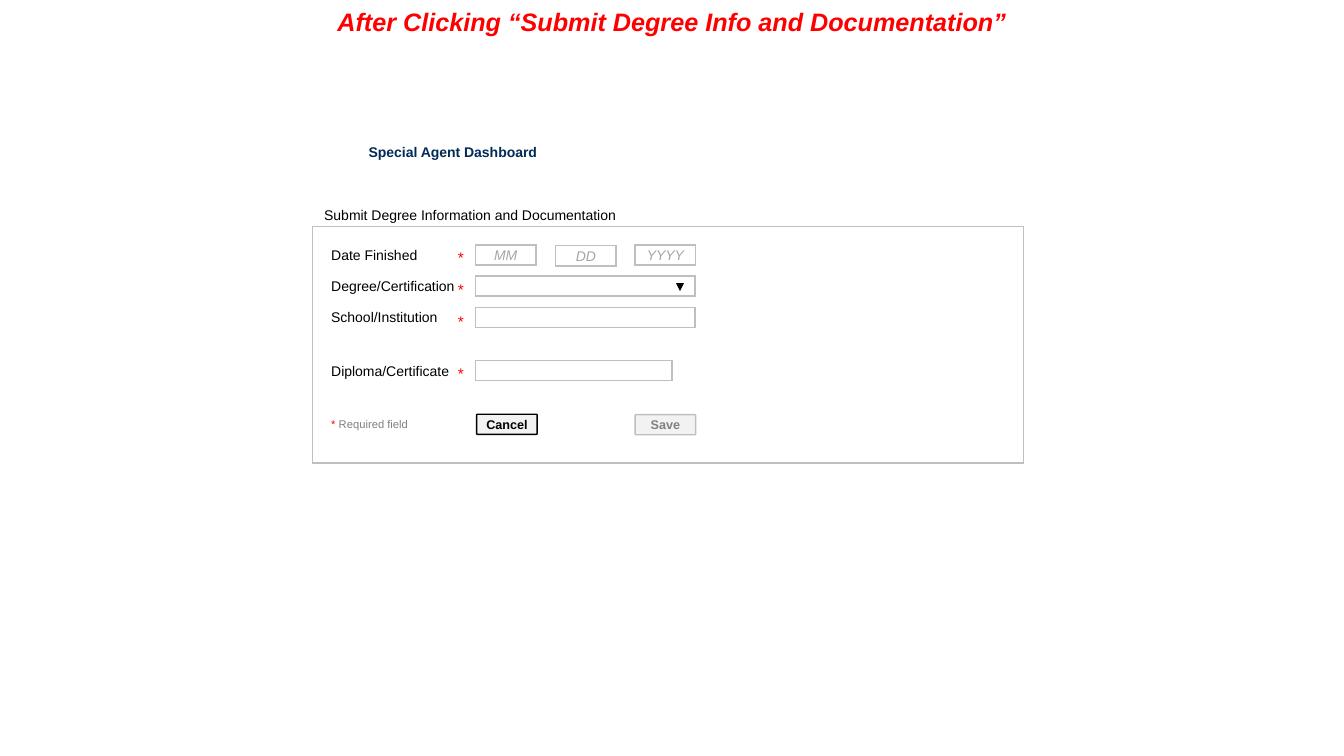
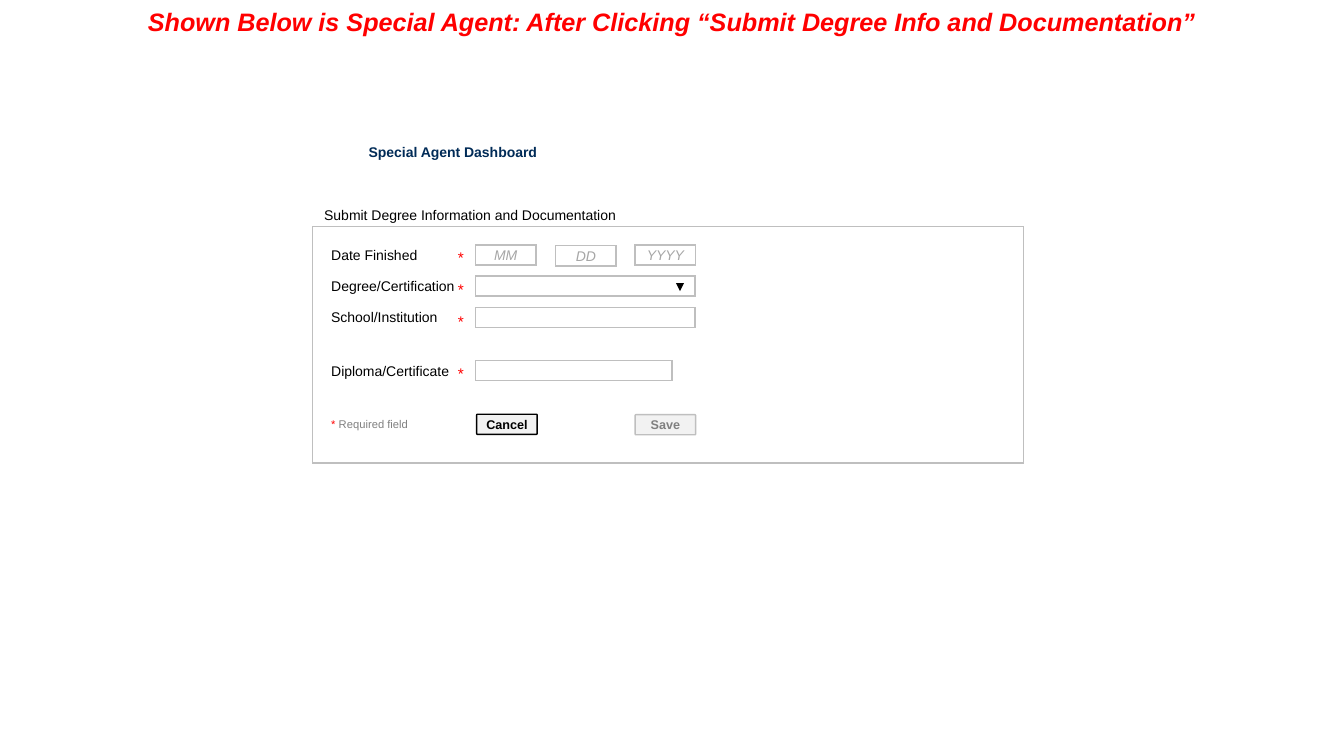
Before and after one commit to channelit/cit-challenge-docs, a slide deck: slide 17 of ICE Proposal Wireframes v11.pptx. Drawn at 1344x756 pixels with LibreOffice and Linux fonts; fonts in the diff are those of the drawing; background and template pictures are left out. Boxes give left, top, right and bottom in pixels: in the first picture for what was removed or moved away, otherwise in the second. Text is boxed around its words. In the diff, an @@ line names an element or a change of style, - is before the commit and + after.

Commit message:
Add files via upload
Clarified that final screens are for Special Agent.

```diff
--- a/ICE Proposal Wireframes v11.pptx
+++ b/ICE Proposal Wireframes v11.pptx
@@ text at (148,12,1195,36): text changed @@
-After Clicking “Submit Degree Info and Documentation”
+Shown Below is Special Agent: After Clicking “Submit Degree Info and Documentation”
```
Also in this commit, not shown: 2 other slides changed.
